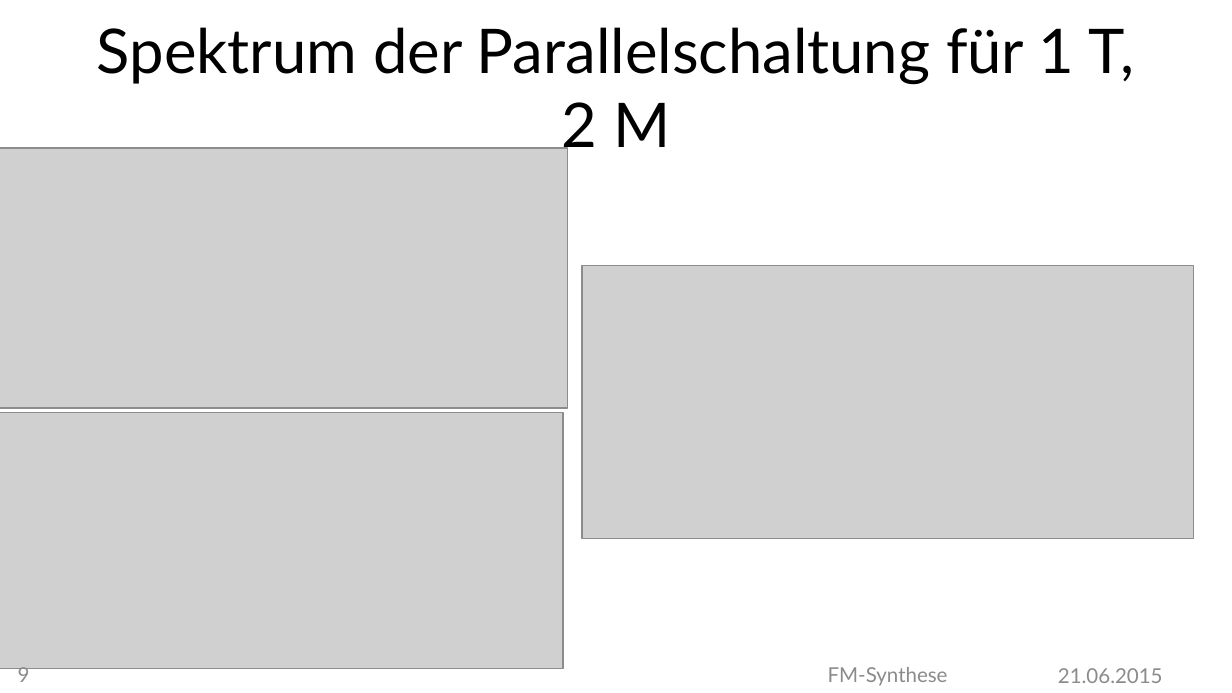
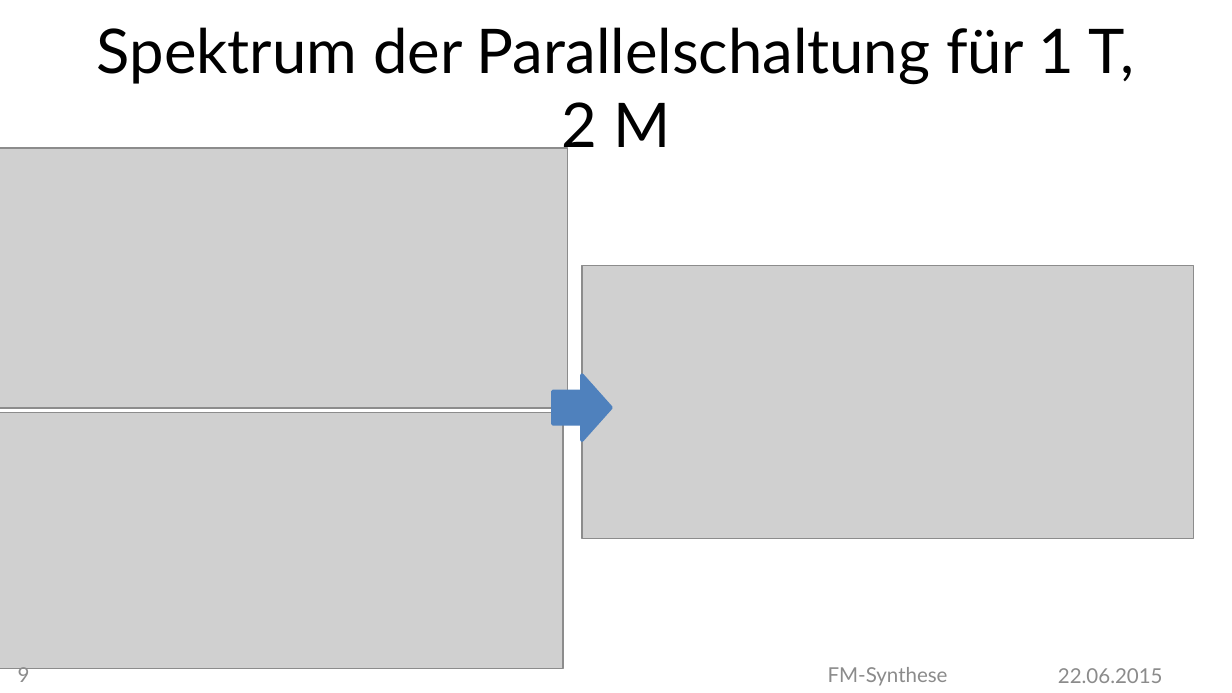
Before and after one commit to MBulli/VSeminar, a slide deck: slide 9 of Praesentation/FMSynthese-Matze.pptx. Drawn at 1232x693 pixels with LibreOffice and Linux fonts; fonts in the diff are those of the drawing; grey boxes stand for pictures. Boxes give left, top, right and bottom in pixels: in the first picture for what was removed or moved away, otherwise in the second. Text is boxed around its words. In the diff, an @@ line names an element or a change of style, - is before the commit and + after.

```diff
--- a/Praesentation/FMSynthese-Matze.pptx
+++ b/Praesentation/FMSynthese-Matze.pptx
@@ right arrow added at [553, 375, 611, 440], fill #4F81BD, outline #4F81BD 2 pt @@
@@ text at [1058, 668, 1163, 683]: text changed @@
-21.06.2015
+22.06.2015
```
Also in this commit, not shown: 18 other slides changed, 1 slide added.
